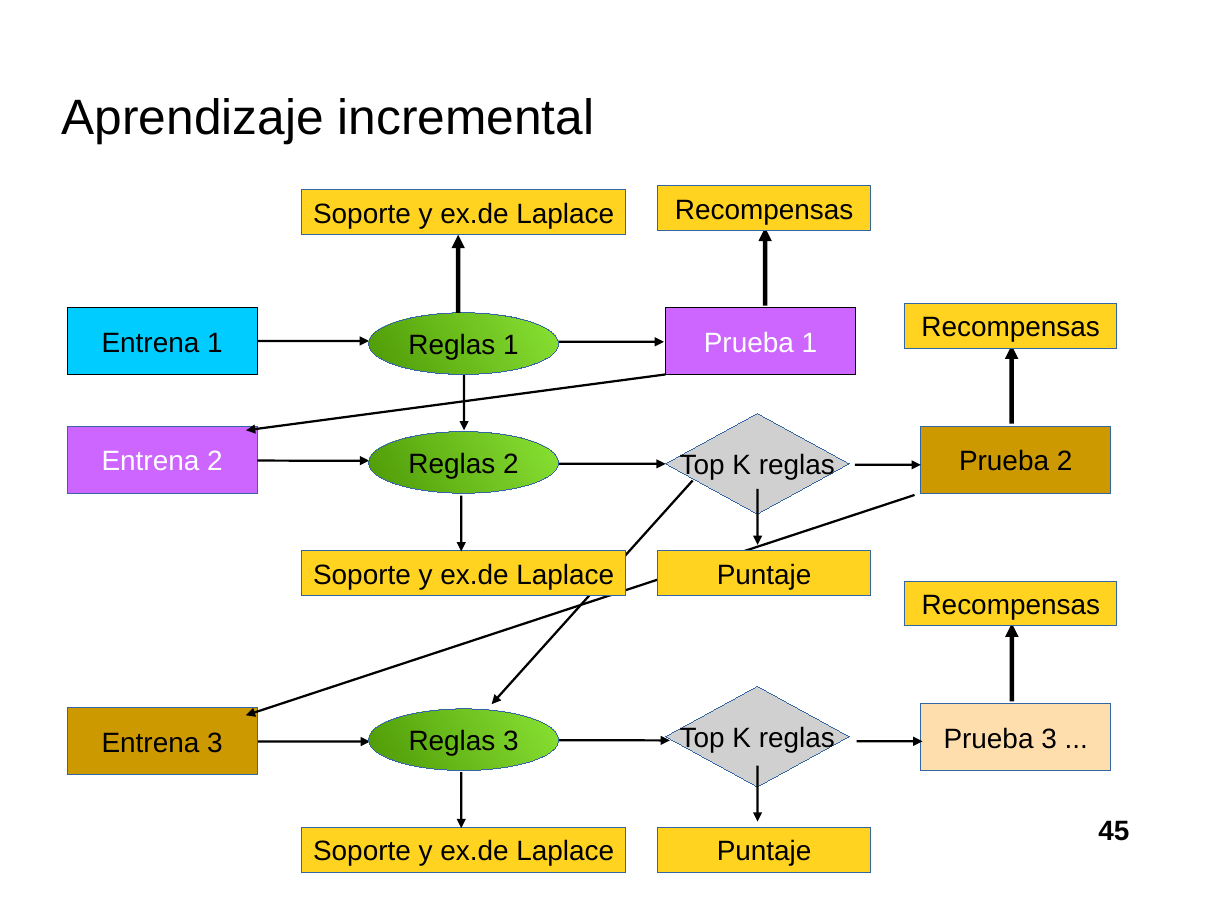
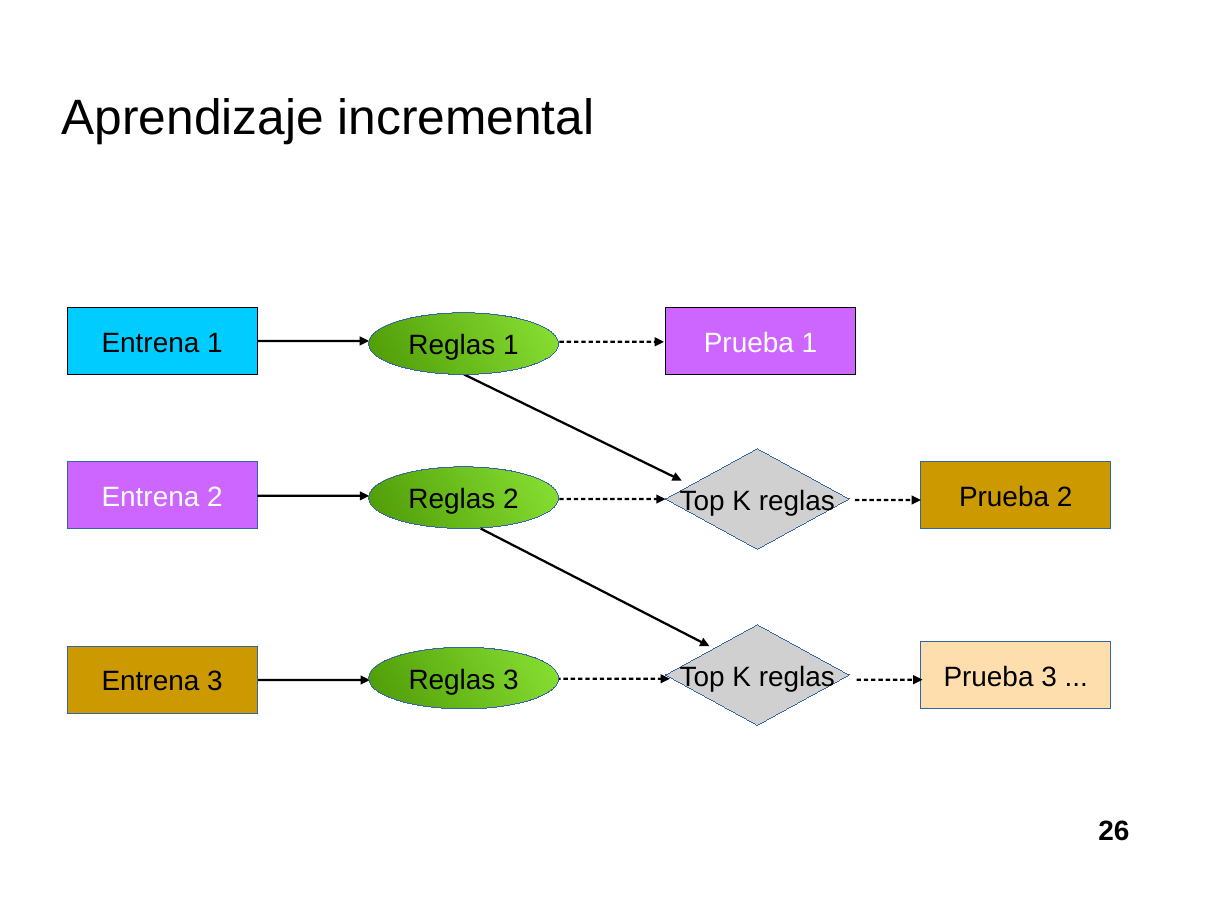
Before and after one commit to davidrmh/Thesis, a slide deck: slide 26 of presentaciones_finales/presentacion_seminario_B19.odp (slide 45 before the commit). Drawn at 1232x924 pixels with LibreOffice and Linux fonts; fonts in the diff are those of the drawing; grey boxes stand for pictures; background and template pictures are left out. Boxes give left, top, right and bottom in pixels: in the first picture for what was removed or moved away, otherwise in the second. Text is boxed around its words. In the diff, an @@ line names an element or a change of style, - is before the commit and + after.

```diff
--- a/presentaciones_finales/presentacion_seminario_B19.odp
+++ b/presentaciones_finales/presentacion_seminario_B19.odp
@@ rectangle removed at [302, 190, 626, 235] @@
-Soporte y ex.de Laplace
@@ rectangle removed at [658, 186, 871, 230] @@
-Recompensas
@@ arrow removed from (458, 313) to (458, 235) @@
@@ arrow removed from (766, 306) to (766, 228) @@
@@ rectangle removed at [904, 303, 1117, 348] @@
-Recompensas
@@ arrow removed from (1012, 424) to (1012, 345) @@
@@ arrow moved from (666, 375) - (246, 430) to (464, 375) - (682, 481) @@
@@ arrow removed from (464, 375) to (464, 430) @@
@@ arrow removed from (914, 495) to (246, 715) @@
@@ 3 arrows, 2 rectangles, 1 picture, 1 ellipse: place and size @@
-3 arrows, 2 rectangles, 1 picture, 1 ellipse at [67, 414, 1111, 514]
+3 arrows, 2 rectangles, 1 picture, 1 ellipse at [67, 448, 1111, 549]
@@ arrow removed from (462, 495) to (462, 551) @@
@@ arrow removed from (758, 490) to (758, 546) @@
@@ arrow moved from (693, 481) - (492, 704) to (481, 529) - (710, 646) @@
@@ rectangle removed at [302, 551, 626, 596] @@
-Soporte y ex.de Laplace
@@ rectangle removed at [658, 551, 871, 596] @@
-Puntaje
@@ rectangle removed at [906, 581, 1118, 626] @@
-Recompensas
@@ arrow removed from (1012, 702) to (1012, 624) @@
@@ 3 arrows, 2 rectangles, 1 picture, 1 ellipse: place and size @@
-3 arrows, 2 rectangles, 1 picture, 1 ellipse at [67, 686, 1111, 787]
+3 arrows, 2 rectangles, 1 picture, 1 ellipse at [67, 625, 1111, 726]
@@ arrow removed from (462, 773) to (462, 828) @@
@@ arrow removed from (758, 766) to (758, 822) @@
@@ rectangle removed at [302, 827, 626, 872] @@
-Soporte y ex.de Laplace
@@ rectangle removed at [658, 827, 871, 872] @@
-Puntaje
@@ page number at [1098, 820, 1129, 841]: text changed @@
-45
+26
```
Also in this commit, not shown: 14 other slides changed, 9 slides added, 22 slides removed.
